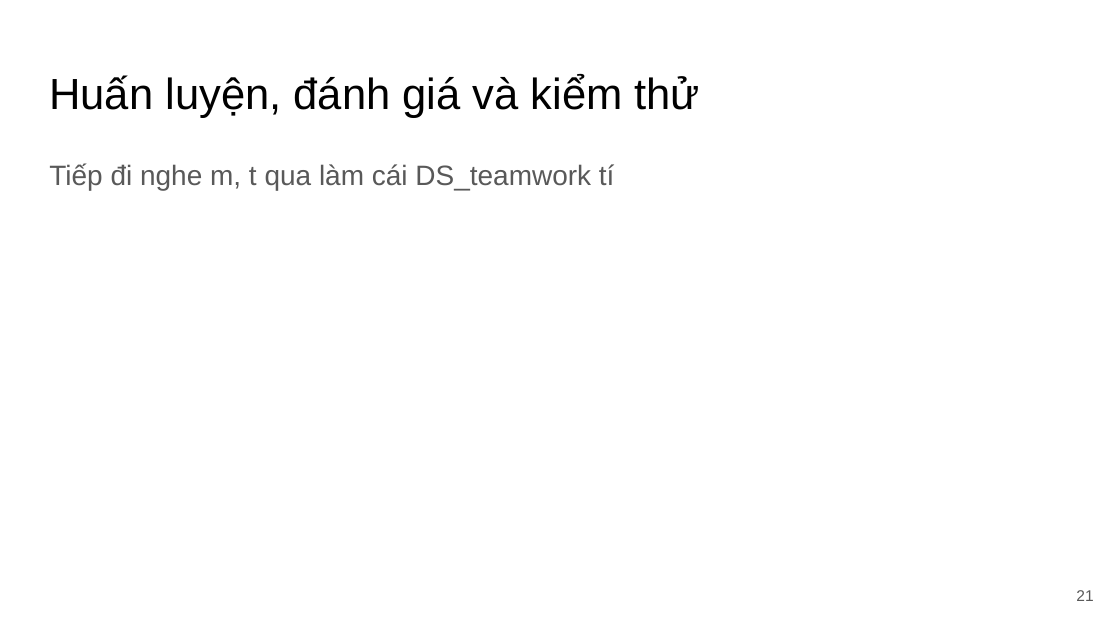
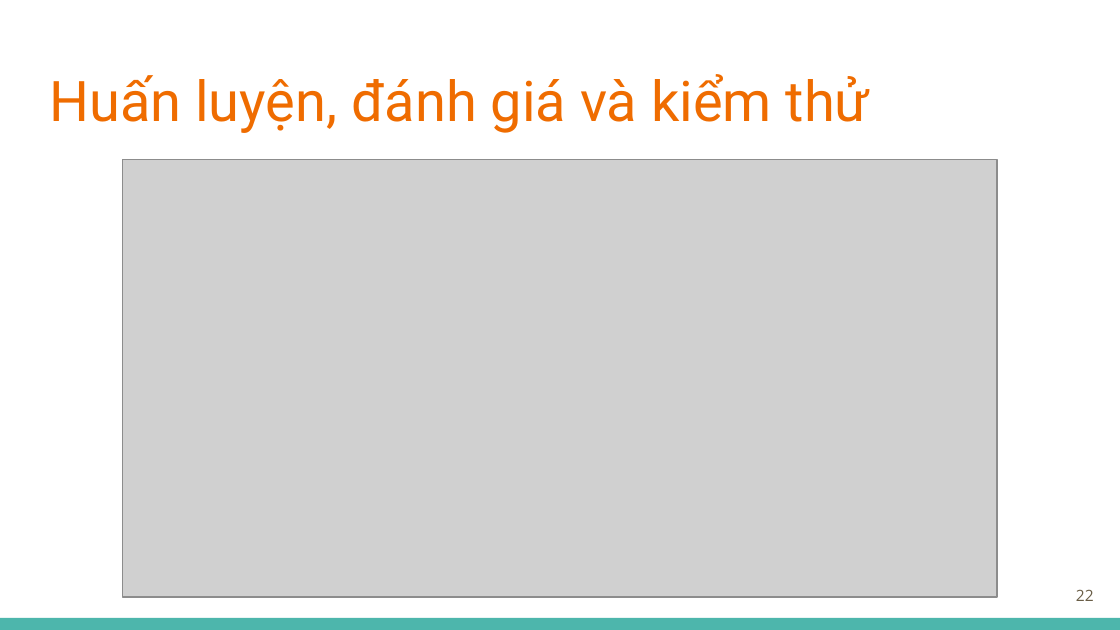
Before and after one commit to tuandoan998/DS_Final_Project, a slide deck: slide 22 of misc/docs/slide.pptx (slide 21 before the commit). Drawn at 1120x630 pixels with LibreOffice and Linux fonts; fonts in the diff are those of the drawing; grey boxes stand for pictures. Boxes give left, top, right and bottom in pixels: in the first picture for what was removed or moved away, otherwise in the second. Text is boxed around its words. In the diff, an @@ line names an element or a change of style, - is before the commit and + after.

```diff
--- a/misc/docs/slide.pptx
+++ b/misc/docs/slide.pptx
@@ title "Huấn luyện, đánh giá và ..." at [49, 74, 870, 133]: size 28 to 36 pt, font Arial to Roboto, text colour #000000 to #EF6C00 @@
@@ text removed at [49, 163, 615, 190] @@
-Tiếp đi nghe m, t qua làm cái DS_teamwork tí
@@ picture added at [123, 160, 997, 597] @@
@@ page number at [1076, 589, 1094, 601]: text changed; font Arial to Open Sans; text colour #595959 to #695D46 @@
-21
+22
@@ rectangle added at [0, 618, 1120, 630], fill #4DB6AC @@
```
Also in this commit, not shown: 16 other slides changed, 4 slides added, 2 slides removed, 2 other files.
